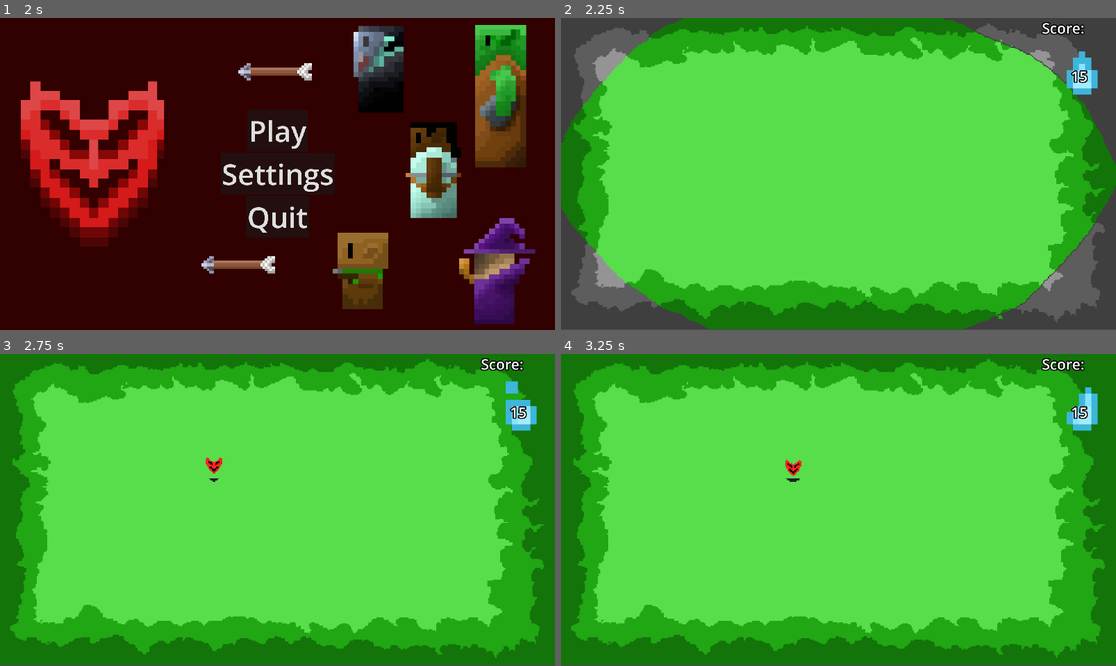
Above: before the commit, frames 1-4 (two rows, left to right).
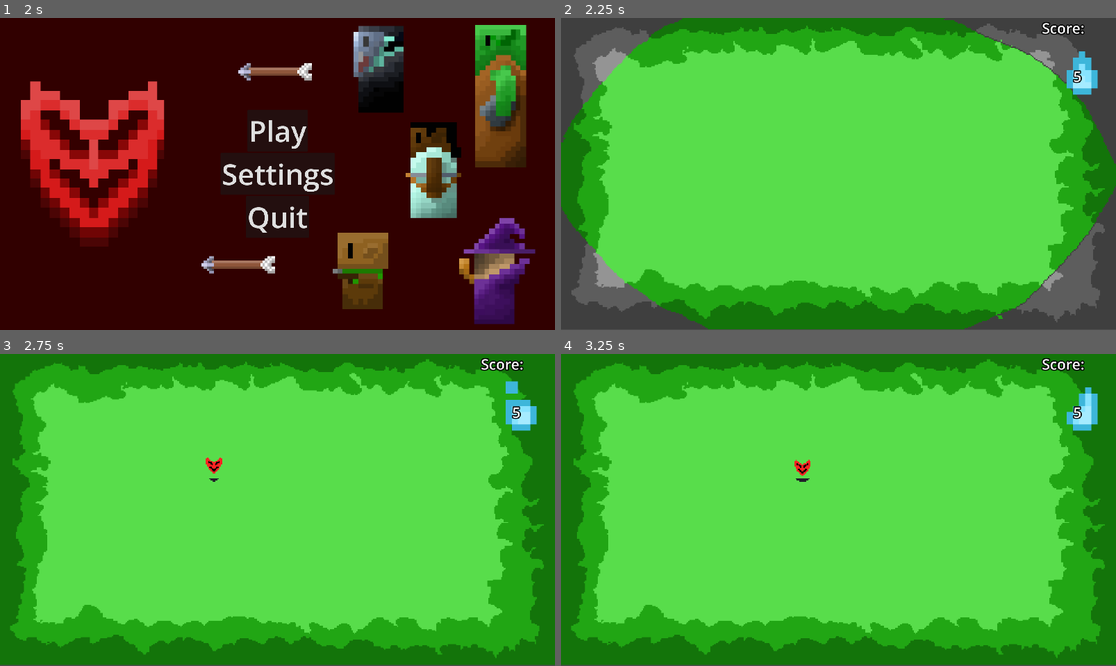
Above: after the commit, the same moments.

Repository: billystein25/GlobalGameJam2026
Game: Godot game, scene res://scenes/ui/start_screne.tscn
Same seed, same stepped clock (60 frames per second), same inputs: the game is played once before the commit and once after it.
Inputs (mouse positions are in pixels of both pictures, inside the frame that each line leads up to):
- Up to frame 1 (2 s): click "Settings" at 0.5 s; click "Return" at 1.25 s
- Up to frame 2 (2.25 s): click "Play" at 2 s
- Up to frame 3 (2.75 s): no input
- Up to frame 4 (3.25 s): move the mouse to (960, 494) at 2.77 s; hold Right (Player Go Right) from 2.78 s (still down); tap Space (Jumb) at 2.85 s; click (960, 494) at 2.92 s

Frame 1 is identical in both runs. In frame 2, 0.1% of the frame differs, in the area x 91-95%, y 16-21%; in frame 3, 0.1%; in frame 4, 0.3%, in the area x 40-95%, y 16-41%.

Commit message:
made a bunch of changes

Diff:
--- a/custom resources/Bullets/arrow.tres
+++ b/custom resources/Bullets/arrow.tres
@@ -9,6 +9,10 @@
 
 [resource]
 script = ExtResource("1_ltv2s")
+damage = 15.0
+shots_per_second = 1.5
+min_bullet_speed = 180.0
+max_bullet_speed = 180.0
 offset = Vector2(-10, 0)
 collision_box = SubResource("CircleShape2D_mq0ll")
 texture = ExtResource("2_mq0ll")
--- a/custom resources/Bullets/bullet.gd
+++ b/custom resources/Bullets/bullet.gd
@@ -16,11 +16,13 @@
 @export var min_bullet_speed: float = 100.0:
 	set(value):
 		min_bullet_speed = value
-		max_bullet_speed = maxf(max_bullet_speed, min_bullet_speed)
+		if max_bullet_speed < min_bullet_speed:
+			max_bullet_speed = min_bullet_speed
 @export var max_bullet_speed: float = 100.0:
 	set(value):
 		max_bullet_speed = value
-		min_bullet_speed = minf(min_bullet_speed, max_bullet_speed)
+		if min_bullet_speed > max_bullet_speed:
+			min_bullet_speed = max_bullet_speed
 
 @export var offset: Vector2 = Vector2.ZERO
 ## In degrees
--- a/custom resources/Bullets/red_orb.tres
+++ b/custom resources/Bullets/red_orb.tres
@@ -9,6 +9,10 @@
 
 [resource]
 script = ExtResource("1_6j62c")
+damage = 20.0
+shots_per_second = 2.0
+min_bullet_speed = 130.0
+max_bullet_speed = 130.0
 collision_box = SubResource("CircleShape2D_j15dj")
 texture = ExtResource("2_j15dj")
 shoot_sound = ExtResource("2_552ou")
--- a/custom resources/Bullets/rock.tres
+++ b/custom resources/Bullets/rock.tres
@@ -9,6 +9,10 @@
 
 [resource]
 script = ExtResource("1_8kwxu")
+damage = 50.0
+shots_per_second = 0.5
+min_bullet_speed = 80.0
+max_bullet_speed = 80.0
 collision_box = SubResource("CircleShape2D_wf1a5")
 texture = ExtResource("2_xk037")
 shoot_sound = ExtResource("2_wf1a5")
--- a/custom resources/Bullets/shuriken.tres
+++ b/custom resources/Bullets/shuriken.tres
@@ -9,6 +9,10 @@
 
 [resource]
 script = ExtResource("1_blttm")
+damage = 10.0
+shots_per_second = 3.0
+min_bullet_speed = 150.0
+max_bullet_speed = 150.0
 collision_box = SubResource("CircleShape2D_hcxrm")
 texture = ExtResource("2_nukry")
 shoot_sound = ExtResource("2_gl5m7")
--- a/custom resources/Bullets/yellow_orb.tres
+++ b/custom resources/Bullets/yellow_orb.tres
@@ -9,6 +9,13 @@
 
 [resource]
 script = ExtResource("1_cxkxv")
+damage = 25.0
+shots_per_second = 1.0
+bullets_per_shot = 3
+shot_type = 0
+min_bullet_speed = 120.0
+max_bullet_speed = 120.0
+spread = 30.0
 collision_box = SubResource("CircleShape2D_uckop")
 texture = ExtResource("2_uckop")
 shoot_sound = ExtResource("2_rft0w")
--- a/custom resources/Enemies/elf.tres
+++ b/custom resources/Enemies/elf.tres
@@ -11,9 +11,11 @@
 [resource]
 script = ExtResource("1_al1hs")
 bullet = ExtResource("1_vygy0")
+health = 80.0
 power = 40.0
-rank = 2
-max_speed = 25.0
+rank = 3
+max_speed = 150.0
+acceleration = 300.0
 type = 2
 collision_box = SubResource("CapsuleShape2D_vygy0")
 sprite_anime = ExtResource("3_e4hmv")
--- a/custom resources/Enemies/goblin.tres
+++ b/custom resources/Enemies/goblin.tres
@@ -13,6 +13,8 @@
 health = 30.0
 power = 30.0
 rank = 99999
+max_speed = 200.0
+acceleration = 400.0
 type = 1
 offset = Vector2(-0.5, 3)
 collision_box = SubResource("CircleShape2D_h2urp")
--- a/custom resources/Enemies/troll.tres
+++ b/custom resources/Enemies/troll.tres
@@ -11,7 +11,7 @@
 [resource]
 script = ExtResource("1_hkiio")
 bullet = ExtResource("1_0attb")
-health = 300.0
+health = 500.0
 power = 150.0
 rank = 10
 max_speed = 40.0
@@ -19,4 +19,5 @@
 type = 3
 collision_box = SubResource("CapsuleShape2D_krg74")
 sprite_anime = ExtResource("3_krg74")
+sprite_anime = ExtResource("3_krg74")
 metadata/_custom_type_script = "uid://bmi2be76ohiii"
--- a/custom resources/Enemies/vampire.tres
+++ b/custom resources/Enemies/vampire.tres
@@ -13,7 +13,9 @@
 bullet = ExtResource("1_1hmep")
 health = 150.0
 power = 200.0
-rank = 5
+rank = 8
+max_speed = 120.0
+acceleration = 250.0
 type = 4
 collision_box = SubResource("CapsuleShape2D_1hmep")
 sprite_anime = ExtResource("3_x1e1g")
--- a/custom resources/Enemies/wizard.tres
+++ b/custom resources/Enemies/wizard.tres
@@ -11,6 +11,12 @@
 [resource]
 script = ExtResource("1_gmkai")
 bullet = ExtResource("1_svtnw")
+health = 100.0
+power = 80.0
+rank = 7
+max_speed = 80.0
+acceleration = 120.0
+type = 0
 collision_box = SubResource("CapsuleShape2D_svtnw")
 sprite_anime = ExtResource("3_xu3bu")
 metadata/_custom_type_script = "uid://bmi2be76ohiii"
--- a/scenes/enemies/enemy.gd
+++ b/scenes/enemies/enemy.gd
@@ -108,7 +108,7 @@
 
 		# Death Logic
 		if player and player.has_method("kill_enemy"):
-			player.kill_enemy()
+			player.kill_enemy(enemy_resource.rank)
 		snd_die.play()
 		animsprite.play("death")
 		await animsprite.animation_finished
--- a/scenes/player.gd
+++ b/scenes/player.gd
@@ -7,7 +7,7 @@
 signal update_energy(value: int)
 signal update_score(value: int)
 
-var energy: int = 100:
+var energy: int = 5:
 	set(value):
 		if value > energy:
 			update_score.emit(value)
@@ -16,7 +16,7 @@
 var onEnemy = false
 var health: float = 1
 var souls: int = 0
-var acceleration: float = 100.0
+var acceleration: float = 150.0
 var speed = Vector2.ZERO
 var deceleration: float = 0.4
 var enemy_health: float = 0.0
@@ -61,8 +61,8 @@
 	position += speed
 
 	if onEnemy:
-		enemy_health -= decay_rate * delta
-		health_bar.value = enemy_health
+		# enemy_health -= decay_rate * delta
+		# health_bar.value = enemy_health
 		if enemy_health <= 0:
 			leave()
 
@@ -103,10 +103,10 @@
 		elif is_instance_valid(potential_grab_target):
 			try_grab(potential_grab_target)
 
-func kill_enemy() -> void:
-	energy += 1
-	souls += 1
-	print("Energy Gained! Total: ", energy)
+func kill_enemy(_rank_value: int = 1) -> void:
+	energy = min(energy + 1, 100)
+	souls += 2
+	print("Enemy Killed! +1 Energy. Total: ", energy)
 
 	# Existing mechanic: slightly reduce deceleration every 5 kills (optional)
 	if souls % 5 == 0:
@@ -147,7 +147,7 @@
 		hurtbox.shape = enemy_data.collision_box
 
 	# Movement stats (adjust to match enemy feel)
-	acceleration = enemy_data.acceleration
+	acceleration = enemy_data.acceleration * 0.8
 
 	onEnemy = true
 	potential_grab_target = null
--- a/scenes/root/game_manager.gd
+++ b/scenes/root/game_manager.gd
@@ -79,6 +79,9 @@
 			func(value: int):
 				info_ui.set_score_label(value)
 		)
+
+		# Sync initial UI state
+		info_ui.set_souls_label(player.energy)
 
 	for enemy in get_tree().get_nodes_in_group("Enemy"):
 		enemy.request_spawn_bullet.connect(_on_enemy_spawn_bullet)
--- a/scenes/root/game_manager.tscn
+++ b/scenes/root/game_manager.tscn
@@ -45,3 +45,4 @@
 [node name="Player" parent="." unique_id=1181188848 instance=ExtResource("3_vjrgi")]
 
 [node name="MenuUI" parent="." unique_id=683639668 instance=ExtResource("4_88j5r")]
+is_start_menu = false
--- a/scenes/ui/info_ui.tscn
+++ b/scenes/ui/info_ui.tscn
@@ -116,5 +116,5 @@
 grow_horizontal = 2
 grow_vertical = 2
 pivot_offset_ratio = Vector2(0.5, 0.5)
-text = "15"
+text = "5"
 label_settings = ExtResource("1_hjx86")
--- a/scenes/ui/menu_ui.gd
+++ b/scenes/ui/menu_ui.gd
@@ -41,6 +41,7 @@
 @export var dm_quit_button: Button
 
 @onready var background: TextureRect = $Background
+@onready var menu_music: AudioStreamPlayer = $AudioStreamPlayer
 
 @onready var btn_to_func: Dictionary[Button, Callable] = {
 	# main menu
@@ -73,6 +74,10 @@
 	for slider in slider_value_changed_to_func:
 		slider.value_changed.connect(slider_value_changed_to_func[slider])
 	set_menu_state(curr_menu_state)
+
+	if is_start_menu and menu_music:
+		menu_music.play()
+
 	AudioServer.set_bus_volume_linear(
 		AudioServer.get_bus_index("Master"),
 		Globals.master_volume
@@ -133,6 +138,8 @@
 
 	match state:
 		MenuStates.NONE:
+			if menu_music and menu_music.playing:
+				menu_music.stop()
 			# Hide just the sub-menus or the entire layer depending on design.
 			# If we want the layer hidden: visible = false (but let's keep it visible for now and just hide contents)
 			main_menu.visible = false
@@ -182,6 +189,8 @@
 
 
 func _on_play_button_pressed() -> void:
+	if menu_music:
+		menu_music.stop()
 	get_tree().paused = false
 	if is_start_menu:
 		if load_scene:
--- a/scenes/ui/menu_ui.tscn
+++ b/scenes/ui/menu_ui.tscn
@@ -5,6 +5,7 @@
 [ext_resource type="Theme" uid="uid://be6j7ps5y3njk" path="res://scenes/ui/sub_menu_theme.tres" id="3_eexpk"]
 [ext_resource type="LabelSettings" uid="uid://cq7vbl5dcvrsj" path="res://scenes/ui/sub_menu_label_settings.tres" id="4_50ifq"]
 [ext_resource type="Texture2D" path="res://assets/intro_scene.png" id="5_intro"]
+[ext_resource type="AudioStream" uid="uid://be0p6j3e5s7tq" path="res://assets/sounds/07 - Atop the World - Tower of Heaven Original Soundtrack.mp3" id="6_audio"]
 
 [node name="MenuUI" type="CanvasLayer" unique_id=683639668 node_paths=PackedStringArray("main_menu", "mm_play_button",  …(274 unchanged characters)…
 process_mode = 3
@@ -34,6 +35,10 @@
 grow_vertical = 2
 texture = ExtResource("5_intro")
 
+[node name="AudioStreamPlayer" type="AudioStreamPlayer" parent="."]
+stream = ExtResource("6_audio")
+bus = &"Music"
+
 [node name="MainMenu" type="VBoxContainer" parent="." unique_id=2008474761]
 custom_minimum_size = Vector2(200, 800)
 anchors_preset = 8
Not shown, added: assets/sounds/07 - Atop the World - Tower of Heaven Original Soundtrack.mp3.import
Not shown, added: assets/sounds/07 - Atop the World - Tower of Heaven Original Soundtrack.mp3
